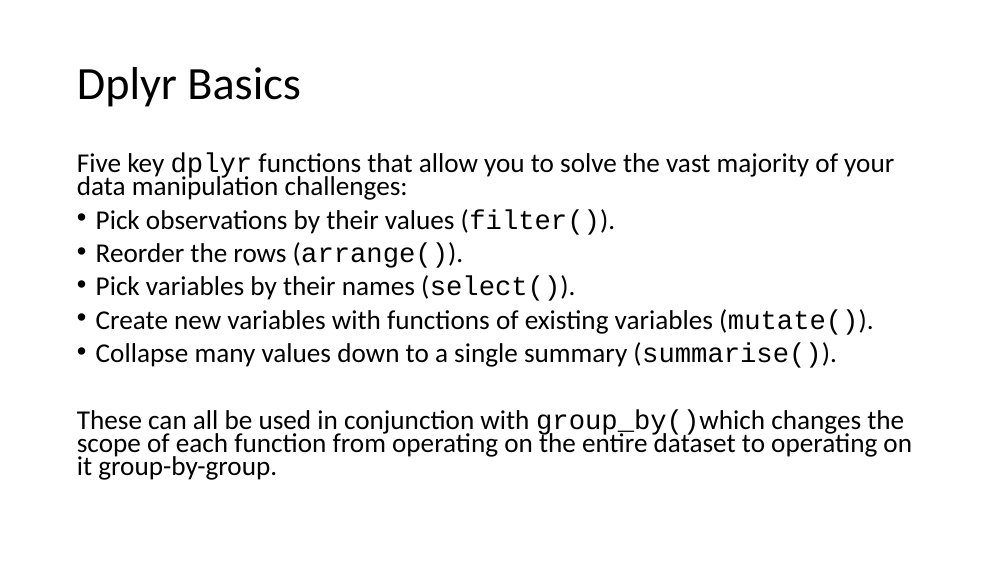
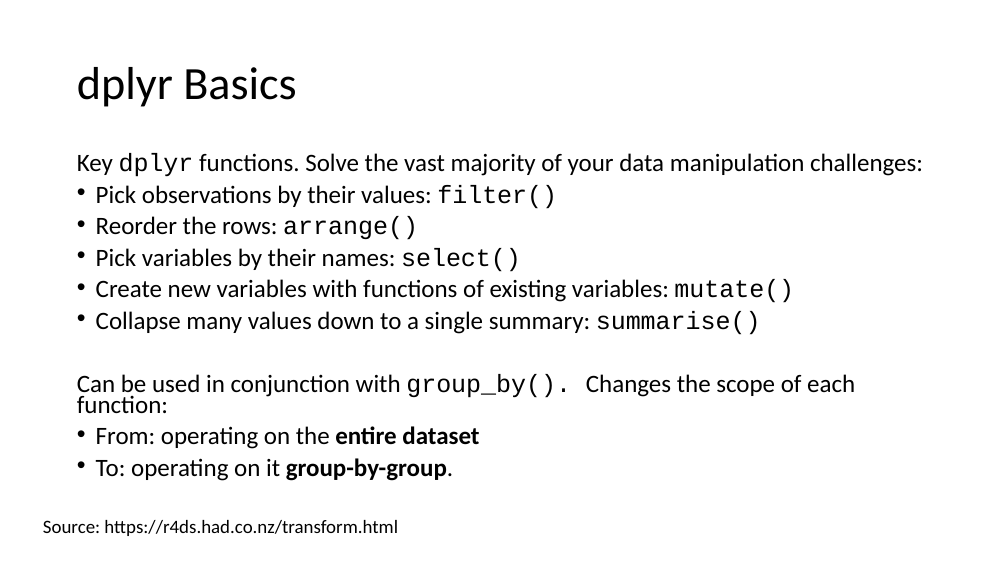
Before and after one commit to ruampimentel/SPSS_to_R, a slide deck: slide 33 of Slides - Data Cleaning.pptx (slide 22 before the commit). Drawn at 1008x567 pixels with LibreOffice and Linux fonts; fonts in the diff are those of the drawing. Boxes give left, top, right and bottom in pixels: in the first picture for what was removed or moved away, otherwise in the second. Text is boxed around its words. In the diff, an @@ line names an element or a change of style, - is before the commit and + after.

Commit message:
updating slides

```diff
--- a/Slides - Data Cleaning.pptx
+++ b/Slides - Data Cleaning.pptx
@@ title at [77, 67, 296, 107]: text changed @@
-Dplyr Basics
+dplyr Basics
@@ text at [77, 153, 923, 481]: text changed; size 25.9 to 23.8 pt @@
-Five key dplyr functions that allow you to solve the vast majority of your data manipulation challenges:
-• Pick observations by their values (filter()).
-• Reorder the rows (arrange()).
-• Pick variables by their names (select()).
-• Create new variables with functions of existing variables (mutate()).
-• Collapse many values down to a single summary (summarise()).
-These can all be used in conjunction with group_by()which changes the scope of each function from operating on the entire dataset to operating on it group-by-group.
+Key dplyr functions. Solve the vast majority of your data manipulation challenges:
+• Pick observations by their values: filter()
+• Reorder the rows: arrange()
+• Pick variables by their names: select()
+• Create new variables with functions of existing variables: mutate()
+• Collapse many values down to a single summary: summarise()
+Can be used in conjunction with group_by(). Changes the scope of each function:
+• From: operating on the entire dataset
+• To: operating on it group-by-group.
@@ text added at [43, 520, 398, 536], 18 pt, text #000000 @@
+Source: https://r4ds.had.co.nz/transform.html
```
Also in this commit, not shown: 8 other slides changed, 13 slides added, 2 slides removed, 14 other files.
